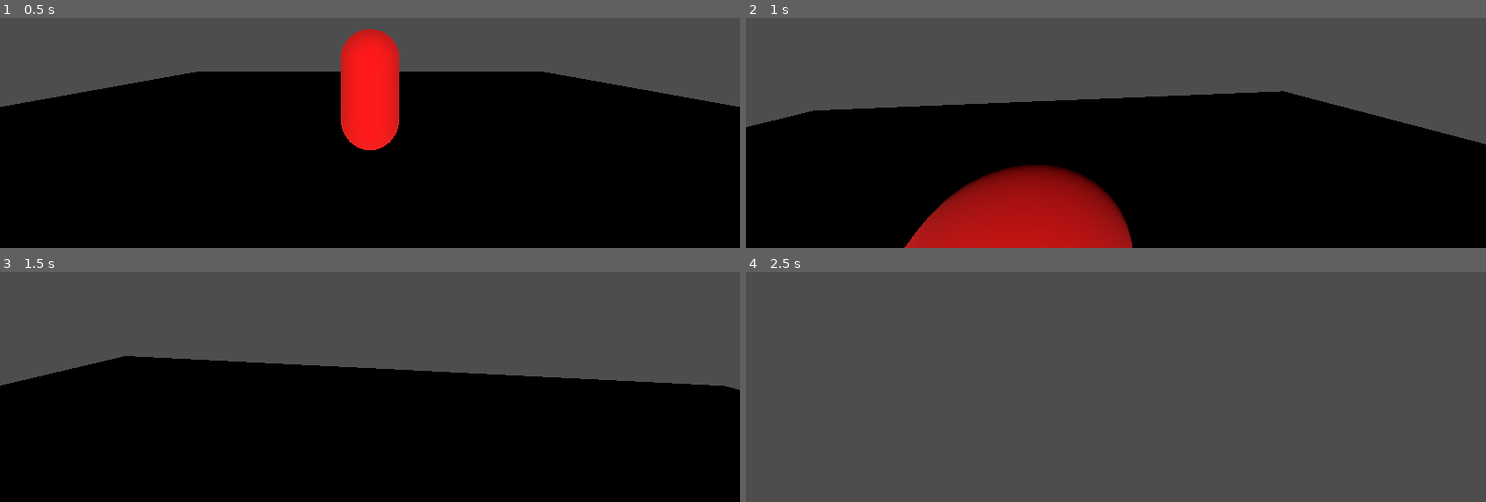
Above: before the commit, frames 1-4 (two rows, left to right).
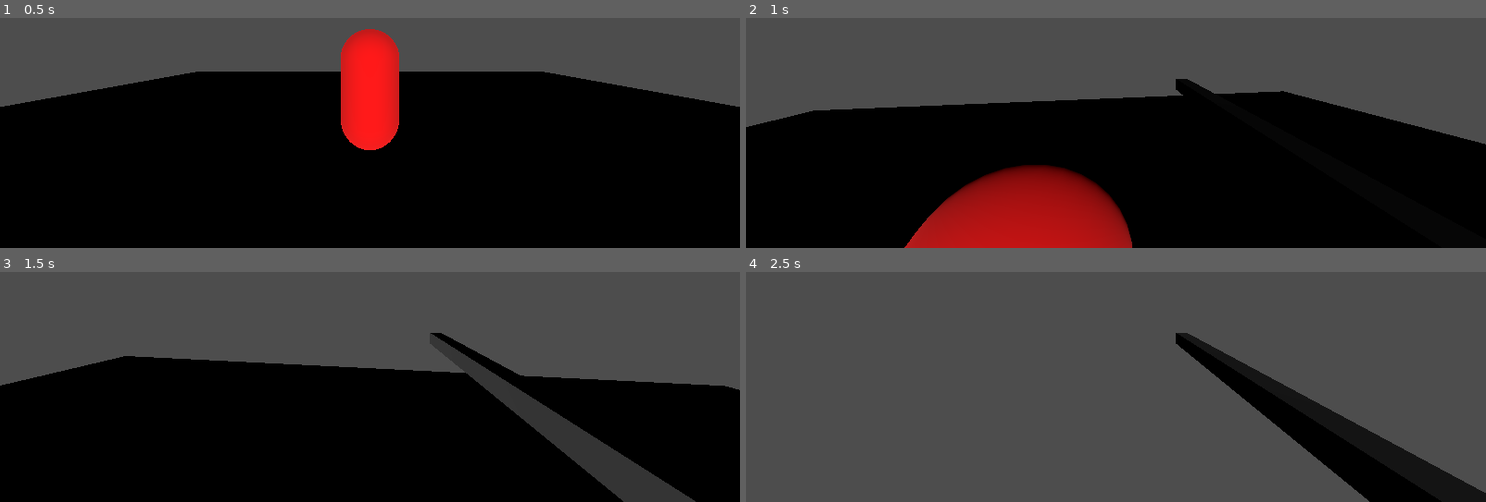
Above: after the commit, the same moments.

Repository: Rule2k/slasher
Game: Godot game, scene res://scenes/main/Main.tscn
Same seed, same stepped clock (60 frames per second), same inputs: the game is played once before the commit and once after it.
Inputs (mouse positions are in pixels of both pictures, inside the frame that each line leads up to):
- Up to frame 1 (0.5 s): no input
- Up to frame 2 (1 s): tap Enter at 0.5 s; move the mouse to (1153, 38) at 0.52 s; hold W (move_forward) from 0.53 s (still down); click (1153, 38) at 0.6 s; tap Space (jump) at 0.77 s
- Up to frame 3 (1.5 s): keep holding W (move_forward); move the mouse to (333, 297) at 1.27 s; tap Q (attack_overhead) at 1.35 s
- Up to frame 4 (2.5 s): keep holding W (move_forward); tap Space (jump) at 1.52 s; move the mouse to (1130, 288) at 2.02 s; right-click (1130, 288) at 2.1 s

Frame 1 is identical in both runs. In frame 2, 0.2% of the frame differs, in the area x 58-64%, y 26-34%; in frame 3, 4.2%; in frame 4, 7.7%, in the area x 58-100%, y 26-100%.

Commit message:
refactor: replace raycast with Area3D weapon hitbox
- Weapon mesh (box) as viewmodel under Head/WeaponPivot/Weapon
- Area3D hitbox with body_entered signal for hit detection
- Monitoring toggled on during Active, off during Recovery
- Removed RayCast3D approach

Diff:
--- a/scenes/main/Main.tscn
+++ b/scenes/main/Main.tscn
@@ -25,6 +25,12 @@
 
 [sub_resource type="CapsuleMesh" id="CapsuleMesh_q24mn"]
 radius = 0.4
+
+[sub_resource type="BoxMesh" id="BoxMesh_weapon"]
+size = Vector3(0.05, 0.05, 0.8)
+
+[sub_resource type="BoxShape3D" id="BoxShape3D_hitbox"]
+size = Vector3(0.1, 0.1, 0.8)
 
 [sub_resource type="CapsuleShape3D" id="CapsuleShape3D_u1xfj"]
 
@@ -64,9 +70,19 @@
 current = true
 fov = 100.0
 
-[node name="AttackRaycast" type="RayCast3D" parent="Player/Head" unique_id=1354812834]
-enabled = false
-target_position = Vector3(0, 0, 2.5)
+[node name="WeaponPivot" type="Node3D" parent="Player/Head" unique_id=111111001]
+
+[node name="Weapon" type="Node3D" parent="Player/Head/WeaponPivot" unique_id=111111002]
+transform = Transform3D(1, 0, 0, 0, 1, 0, 0, 0, 1, 0.3, -0.2, -0.4)
+
+[node name="WeaponMesh" type="MeshInstance3D" parent="Player/Head/WeaponPivot/Weapon" unique_id=111111003]
+mesh = SubResource("BoxMesh_weapon")
+
+[node name="HitBox" type="Area3D" parent="Player/Head/WeaponPivot/Weapon" unique_id=111111004]
+monitoring = false
+
+[node name="HitBoxShape" type="CollisionShape3D" parent="Player/Head/WeaponPivot/Weapon/HitBox" unique_id=111111005]
+shape = SubResource("BoxShape3D_hitbox")
 
 [node name="CameraController" type="Node3D" parent="Player" unique_id=2060059889]
 script = ExtResource("2_gyg6b")
--- a/scripts/player/state_machine.gd
+++ b/scripts/player/state_machine.gd
@@ -29,11 +29,13 @@
 var _attack_map: Dictionary = {}
 
 var _player: CharacterBody3D
-@onready var attack_raycast: RayCast3D
+@onready var hit_box: Area3D
 
 func _ready() -> void:
 	_player = get_parent()
-	attack_raycast = _player.get_node("Head/AttackRaycast")
+	hit_box = _player.get_node("Head/WeaponPivot/Weapon/HitBox")
+	hit_box.body_entered.connect(_on_hit_box_body_entered)
+	hit_box.monitoring = false
 
 	# Construire le mapping après que les exports sont chargés
 	_attack_map = {
@@ -92,27 +94,29 @@
 	current_state = State.ACTIVE
 	state_timer = current_attack.active_duration
 	has_hit = false
-	attack_raycast.target_position.z = -current_attack.range_distance
-	attack_raycast.enabled = true
-	attack_raycast.force_raycast_update()
+	hit_box.monitoring = true
 	var type_str = "HEAVY" if is_heavy else "LIGHT"
 	print(">> ACTIVE (%s) — dégâts: %s" % [type_str, current_attack.damage])
 
 func _process_active(delta: float) -> void:
-	if not has_hit and attack_raycast.is_colliding():
-		var target = attack_raycast.get_collider()
-		if target.has_method("take_damage"):
-			target.take_damage(current_attack.damage)
-			has_hit = true
 	state_timer -= delta
 	if state_timer <= 0.0:
 		_enter_recovery()
+
+func _on_hit_box_body_entered(body: Node3D) -> void:
+	if has_hit:
+		return
+	if body == _player:
+		return
+	if body.has_method("take_damage"):
+		body.take_damage(current_attack.damage)
+		has_hit = true
 
 # --- RECOVERY ---
 func _enter_recovery() -> void:
 	current_state = State.RECOVERY
 	state_timer = current_attack.recovery_duration
-	attack_raycast.enabled = false
+	hit_box.monitoring = false
 	print(">> RECOVERY (%.2fs)" % current_attack.recovery_duration)
 
 func _process_recovery(delta: float) -> void:
